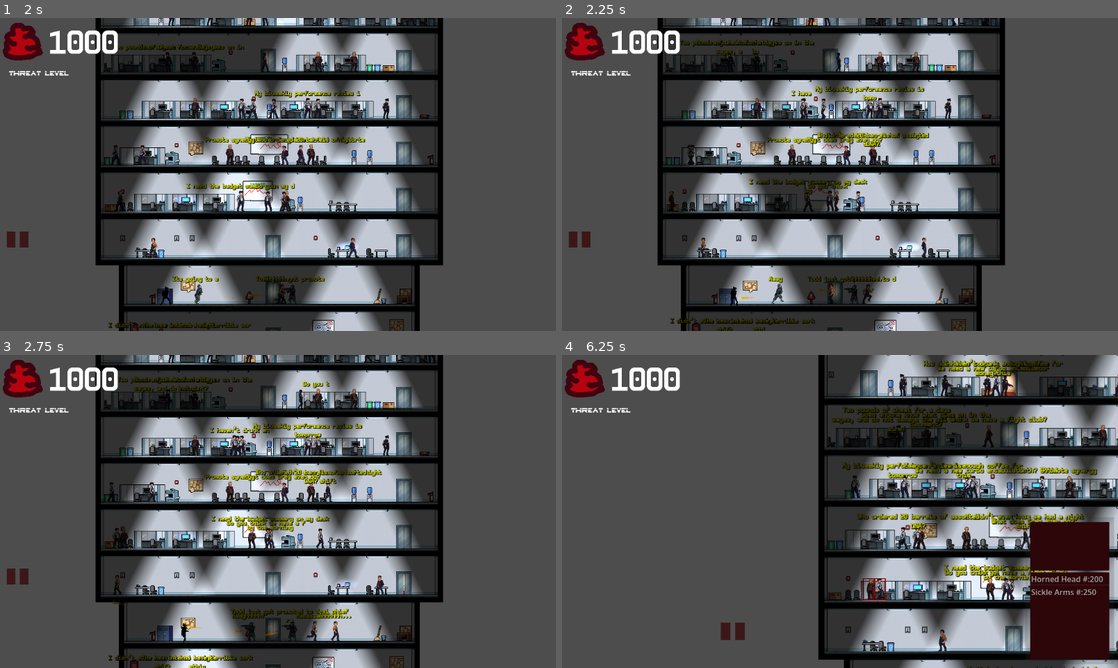
Above: before the commit, frames 1-4 (two rows, left to right).
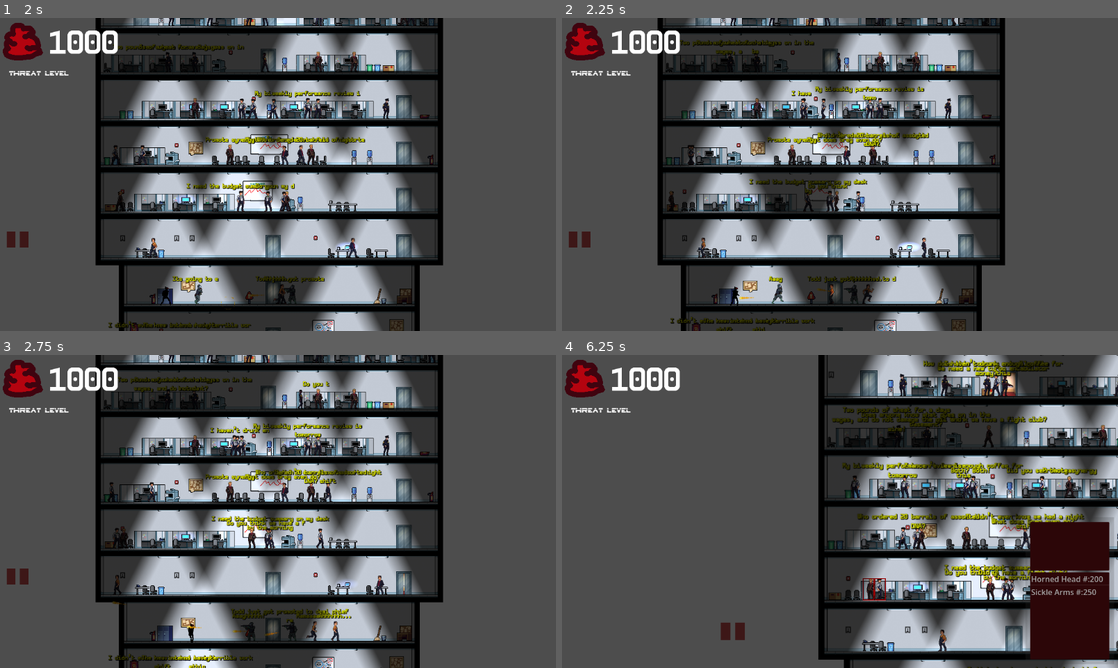
Above: after the commit, the same moments.

Repository: Lambosaurus/wildjam-mutation
Game: Godot game, scene res://ui/start_screen.tscn
Same seed, same stepped clock (60 frames per second), same inputs: the game is played once before the commit and once after it.
Inputs (mouse positions are in pixels of both pictures, inside the frame that each line leads up to):
- Up to frame 1 (2 s): click "Start" at 0.5 s; tap Enter at 1.25 s; drag from (22, 240) to (405, 246) at 1.27 s
- Up to frame 2 (2.25 s): drag from (728, 293) to (967, 246) at 2.02 s
- Up to frame 3 (2.75 s): no input
- Up to frame 4 (6.25 s): move the mouse to (573, 577) at 2.77 s; hold A (left) 2.78-3.5 s; tap Mouse wheel up (scroll_up) at 2.85 s; click (573, 577) at 2.92 s; tap W (up) at 3.05, 5.85 s; drag from (1106, 611) to (1112, 511) at 3.52 s; drag from (1090, 561) to (867, 511) at 4.27 s; drag from (1090, 561) to (756, 433) at 5.02 s; move the mouse to (1101, 461) at 5.77 s; hold D (right) from 5.78 s (still down); click (1101, 461) at 5.92 s

Frame 1 is identical in both runs. In frame 2, less than 0.1% of the frame differs, in the area x 30-32%, y 85-92%; in frame 3, less than 0.1%; in frame 4, 0.4%, in the area x 63-92%, y 35-72%.

Commit message:
Fix elevator selectors

Diff:
--- a/creatures/detector/target_selector.gd
+++ b/creatures/detector/target_selector.gd
@@ -1,7 +1,7 @@
 class_name TargetSelector
 extends Area2D
 
-@export var range: float = 240:
+@export var range: float = 250:
 	set(value):
 		$Area.shape.radius = value
 		range = value
@@ -14,29 +14,29 @@
 
 @export var use_body_collider = true:
 	set(value):
-		$Raycast.collide_with_areas = value
+		$Raycast.collide_with_bodies = value
 		$Raycast.collide_with_areas = !value
 
-@export var target: Node2D
+#@export var target: Node2D
 
 func _ready():
 	$Area.shape = CircleShape2D.new()
 
 func scan() -> Node2D:
-	if is_instance_valid(target) and overlaps_body(target) and can_see(target):
-		# Do not change targets if we can still see the old one
-		return target
+	#if is_instance_valid(target) and overlaps_body(target) and can_see(target):
+	#	return target
 
 	var best_node = null
-	var best_dist_sq = 1e9
-	for node:Node2D in get_overlapping_bodies():
+	var best_dist_sq = INF
+	var object_list = get_overlapping_bodies() if use_body_collider else get_overlapping_areas()
+	for node:Node2D in object_list:
 		var dist_sq = global_position.distance_squared_to(node.global_position)
 		if dist_sq < best_dist_sq and can_see(node):
 			best_dist_sq = dist_sq
 			best_node = node
 
-	target = best_node
-	return target
+	#target = best_node
+	return best_node
 
 func can_see(target: Node2D) -> bool:
 	var ray = $Raycast
@@ -44,13 +44,3 @@
 	ray.force_raycast_update()
 	var collider = ray.get_collider()
 	return collider == target
-
-func target_elevator():
-	var best_node = null
-	var best_dist_sq = INF
-	for node:Node2D in get_overlapping_areas():
-		var dist_sq = global_position.distance_squared_to(node.global_position)
-		if dist_sq < best_dist_sq and can_see(node):
-			best_dist_sq = dist_sq
-			best_node = node
-	return best_node
--- a/creatures/mutant/mutant.gd
+++ b/creatures/mutant/mutant.gd
@@ -27,7 +27,7 @@
 @export var BOIDS_THRESH_MIN = 50.0
 @export var BOIDS_THRESH_MAX = 1000.0
 
-@onready var health = mutant_type.max_health
+@export var health = 100
 @onready var detection_sounds = $DetectionSounds
 @onready var mutation_sounds = $MutationSounds
 
@@ -38,8 +38,13 @@
 var elevator_attraction: Vector2 = Vector2(0.0, 0.0)
 
 func _ready() -> void:
+	update_properties()
+
+func update_properties() -> void:
 	$TargetSelector.range = max(mutant_type.chase_range, mutant_type.attack_range)
 	$ItemSelector.range = mutant_type.eat_range
+	$ElevatorSelector.range = mutant_type.elevator_range
+	health *= mutant_type.max_health / 100
 
 func direction_to_vector(dir: Direction, scalar: float = 1.0) -> float:
 	return scalar if dir == Direction.right else -scalar
@@ -118,13 +123,11 @@
 		);
 
 	# Go for elevator if no items or targets
-	var selector = $TargetSelector
-	selector.target_bit = 5
-	selector.use_body_collider = false
-	target = selector.target_elevator()
-	if target:
-		#var candidate_direction = vector_to_direction(target.global_position.x - global_position.x)
-		elevator_attraction = (target.global_position - self.global_position).normalized()
+	var elevator = $ElevatorSelector.scan()
+	if elevator:
+		elevator_attraction = (target.global_position - global_position).normalized()
+	else:
+		elevator_attraction = Vector2(0,0)
 
 	return start_boids_action()
 
@@ -159,11 +162,13 @@
 	$Chassis.animate(action_animation_map[action])
 
 func mutate(mutation: Mutation):
+	# Revert the health to a 0-100 range.
+	health = clamp(health * 100 / mutant_type.max_health, 1, 100)
 	mutation_sounds.play()
 	$Chassis.apply_mutation(mutation)
 	mutant_type = MutantType.new()
 	$Chassis.modify_attributes(mutant_type)
-
+	update_properties()
 
 func update_vision_range():
 	var range = $TargetSelector.range
--- a/creatures/mutant/mutant.tscn
+++ b/creatures/mutant/mutant.tscn
@@ -114,6 +114,11 @@
 [node name="TargetSelector" parent="." unique_id=1582399921 instance=ExtResource("5_y6s6a")]
 visible = false
 
+[node name="ElevatorSelector" parent="." unique_id=1093162238 instance=ExtResource("5_y6s6a")]
+visible = false
+target_bit = 5
+use_body_collider = false
+
 [node name="Vision" type="PointLight2D" parent="." unique_id=1379736234]
 enabled = false
 blend_mode = 2
@@ -121,7 +126,7 @@
 shadow_enabled = true
 texture = ExtResource("6_y6s6a")
 
-[node name="ItemSelector" parent="." unique_id=1093162238 instance=ExtResource("5_y6s6a")]
+[node name="ItemSelector" parent="." unique_id=1544262677 instance=ExtResource("5_y6s6a")]
 visible = false
 target_bit = 4
 
--- a/creatures/mutant/mutant_type.gd
+++ b/creatures/mutant/mutant_type.gd
@@ -12,3 +12,4 @@
 @export var attack_duration: float = 0.5
 
 @export var eat_range: float = 100.0
+@export var elevator_range: float = 250
